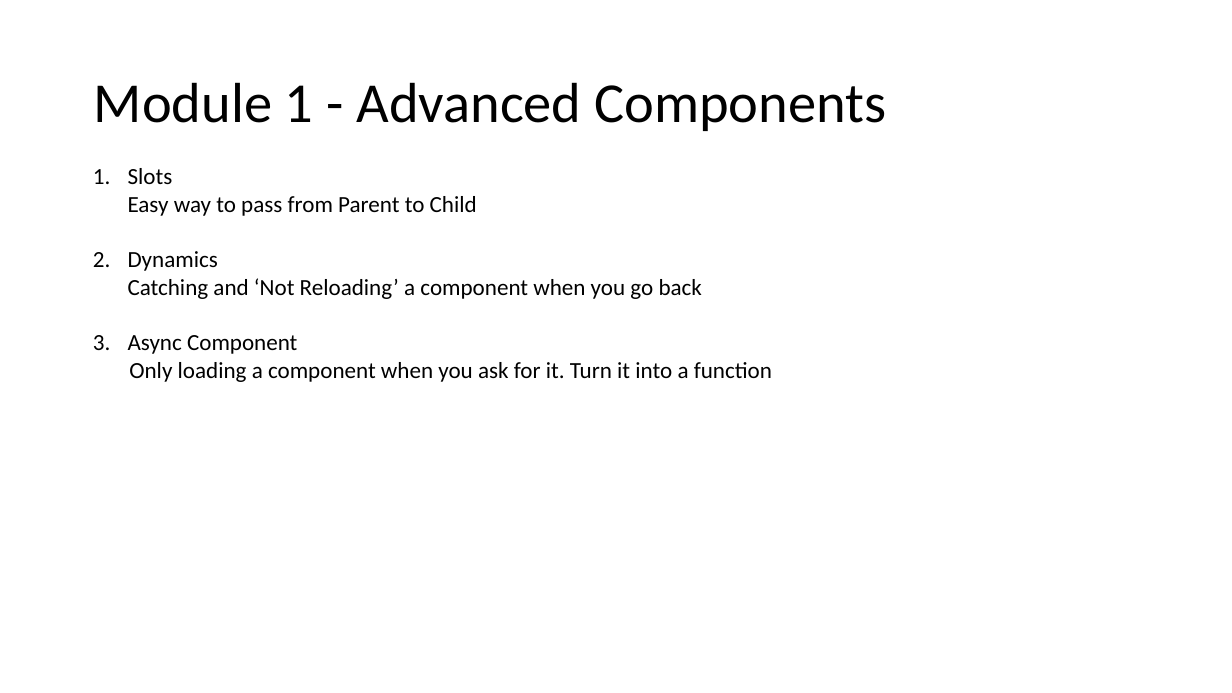
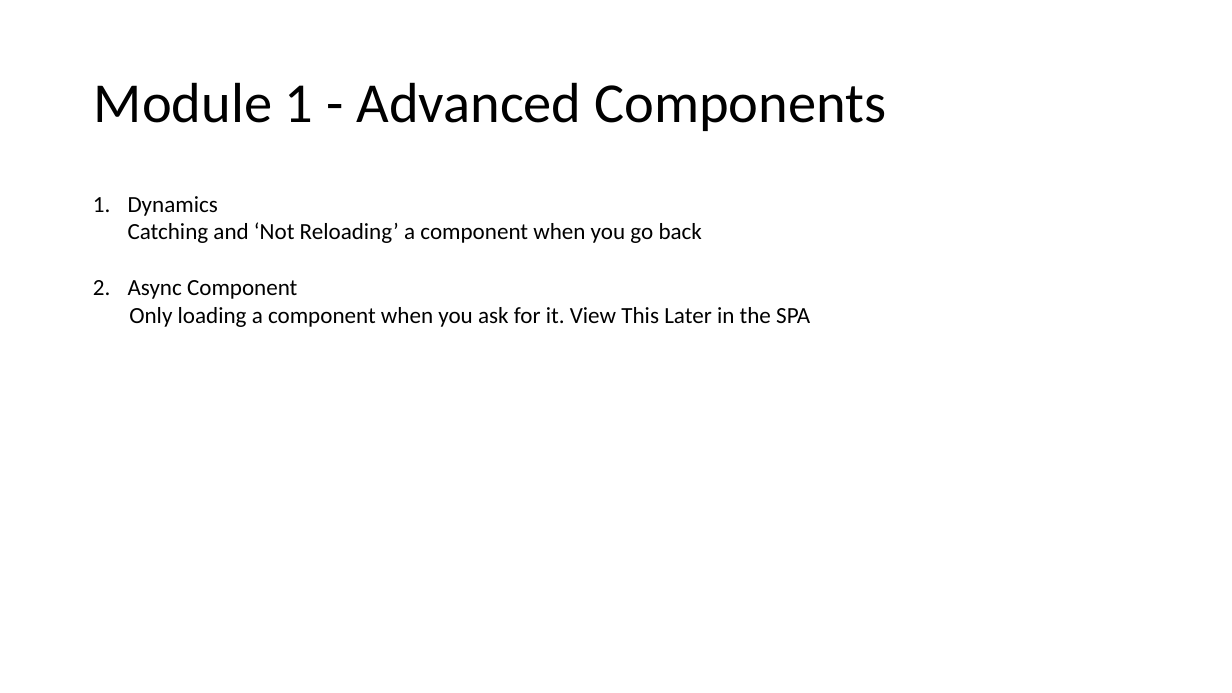
Before and after one commit to auzadventure/vue-advanced, a slide deck: slide 4 of Vue JS 102.pptx (slide 3 before the commit). Drawn at 1232x693 pixels with LibreOffice and Linux fonts; fonts in the diff are those of the drawing. Boxes give left, top, right and bottom in pixels: in the first picture for what was removed or moved away, otherwise in the second. Text is boxed around its words. In the diff, an @@ line names an element or a change of style, - is before the commit and + after.

```diff
--- a/Vue JS 102.pptx
+++ b/Vue JS 102.pptx
@@ text at [128,168,477,216]: paragraph removed @@
-1. Slots
-   Easy way to pass from Parent to Child
@@ text at [129,307,810,327]: text changed @@
-Only loading a component when you ask for it. Turn it into a function
+Only loading a component when you ask for it. View This Later in the SPA
```
Also in this commit, not shown: 7 other slides changed, 4 slides added, 7 slides removed, 1 other file.
